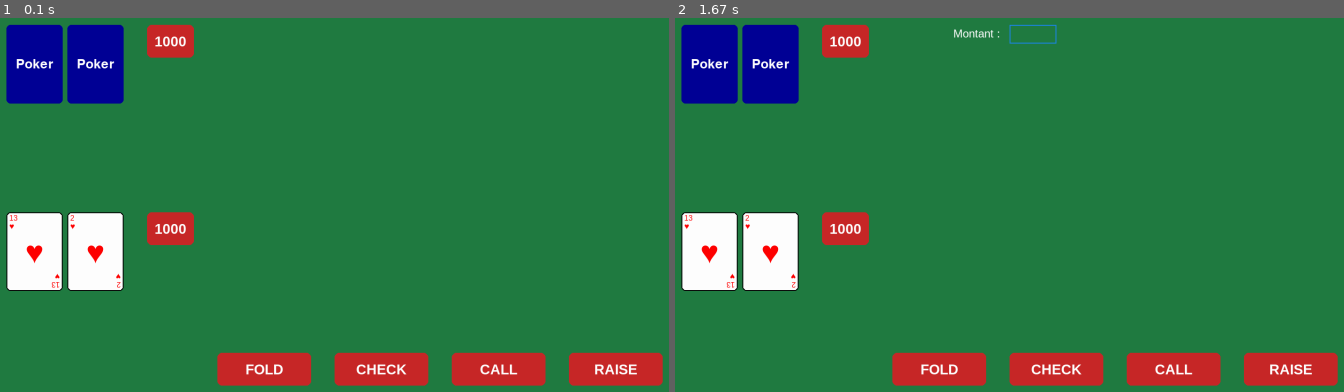
Above: before the commit, frames 1-2 (left to right).
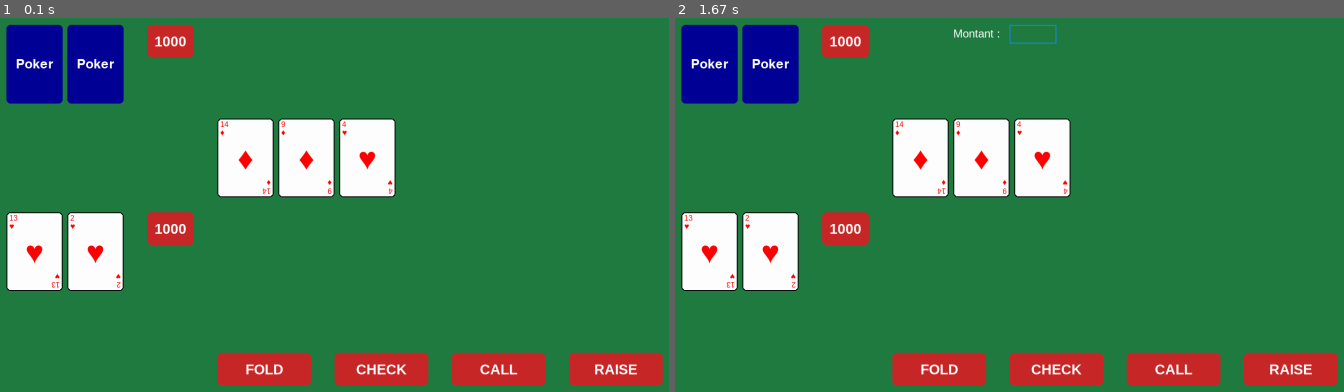
Above: after the commit, the same moments.

Repository: leclercrafael/poker_pygame
Game: pygame game, started from poker/main.py
Two runs of this game, one before a commit and one after it. Both use one fixed random seed, a clock stepped at 60 frames per second and the inputs below.
Inputs:
- Up to frame 1 (0.1 s): no input
- Up to frame 2 (1.67 s): click "RAISE" at 0.93 s

The runs differ from the first frame. In frame 1, 5.4% of the frame differs, in the area x 32-60%, y 26-49%; in frame 2, 5.4%.

Commit message:
drawing the flop and fixing deck when empty

Diff:
--- a/poker/__init__.py
+++ b/poker/__init__.py
@@ -1,8 +1,7 @@
 """Poker package."""
 from .settings import Settings
 from .card import Card
-from .pix import Pix
 from .chip import Chip
 from .game_object import GameObject
 
-__all__ = ["Card", "PIX", "Chip","Settings","GameObject"]
+__all__ = ["Card", "Chip","Settings","GameObject"]
--- a/poker/dealer.py
+++ b/poker/dealer.py
@@ -11,11 +11,11 @@
         self.players : list[Player]= []
         self.pot = 0
         self.maximum_bet = 0
-        self.flop = []
+        self.flop : list[Card] = []
         self.game_state = 'preflop'
         self.current_player_index=0
         self.betting_round_active = True
-        self.winning = None
+        self.winning : int = 10000
 
 
     def add_player(self, player : Player) -> None:
@@ -38,12 +38,16 @@
         for _ in range(2):
             for player in self.players:
                 if not player.has_folded:
-                    card = self.draw_card()
-                    if card:
-                        player.receive_cards(card)
+                    if not self.deck.is_empty() :
+                        card = self.draw_card()
+                        if card:
+                            player.receive_cards(card)
+                    else:
+                        print("Deck is empty")
 
 
     def player_action(self, action:str, amount=0) -> None:
+        """"""
 
         try:
             player = self.players[self.current_player_index]
@@ -74,25 +78,50 @@
             self.pot += bet_made
             self.maximum_bet = player.current_bet
 
-        self.next_player_turn()
-
-    def player_win(self):
-
-        self.winning = [self.current_player_index]
-
-    def create_flop(self) :
-        c = self.draw_card()
-        self.flop.append(c)
-        print("la carte est ", c)
-        self.flop.append(self.draw_card())
-        self.flop.append(self.draw_card())
-        self.flop.append(self.draw_card())
-        self.flop.append(self.draw_card())
 
 
+    def player_win(self) -> None :
+        """Retain who wins"""
+
+        self.winning = self.current_player_index
+
+    def create_flop(self) -> None :
+        """Creating the flop"""
+
+        for i in range(5):
+            if not self.deck.is_empty():
+                c = self.draw_card()
+                self.flop.append(c)
+                print("la carte est ", c)
+            else :
+                print("deck is empty")
+
+
+
+
+
+    def flop_draw(self, n : int ):
+        """Drawing on the figure the cards from the flop"""
+
+        if not self.flop:
+            return
+
+
+        for card in self.flop[:n]:
+            card.draw()
+
+
+
+
+
+
+
+
+    """
     def reveal_flop(self):
         c = self.flop.pop()
         return (c)
+ """
 
 
 
--- a/poker/deck.py
+++ b/poker/deck.py
@@ -6,16 +6,23 @@
 class Deck():
 
     def __init__(self) -> None :
+        """Initialize the deck"""
         settings = Settings()
         self.cartes = [Card(value = value, color = color) for value, color in itertools.product(settings.VALEURS, settings.COULEURS)]
         self.shuffle()
 
     def shuffle(self) -> None :
+        """Shuffle the deck"""
         random.shuffle(self.cartes)
 
-    def draw_card(self) -> Card :
-        if self.cartes:
-            return self.cartes.pop()
-        else :
-            print('Deck is empty')
-            return None
+
+    def is_empty(self) -> bool:
+        """Checking if the deck is empty"""
+        if len(self.cartes) == 0 :
+            print("Deck is empty")
+        return(len(self.cartes) == 0)
+
+
+    def draw_card(self) -> Card  :
+        """Draw the top card of the deck"""
+        return (self.cartes.pop())
--- a/poker/flop.py
+++ /dev/null
@@ -1,20 +0,0 @@
-from .card import Card
-from .deck import Deck
-
-
-class Flop():
-
-    def __init__(self, flop : list) -> None :
-        """Initialize the variables"""
-        self._flop = flop
-
-
-    def add_card(self) -> None :
-        """Add a card to the flop"""
-        self._flop.append(Deck.draw_card(self))
-
-    def draw(self) -> None :
-        for c in self._flop :
-            pos = D_POS["joueur_main"][i] # Récupère la position [x, y]
-            c.set_display(screen=self.screen, x=pos[0], y=pos[1], size=120)
-            c.retourner() # On retourne les cartes du joueur
--- a/poker/main.py
+++ b/poker/main.py
@@ -37,6 +37,8 @@
         self.dealer.nouvelle_main() # Prépare le deck et les joueurs
         self.dealer.draw_new_hand() # Distribue 2 cartes logiques
 
+        self.dealer.create_flop()
+
 
         for i, card in enumerate(self.joueur_humain.main):
             pos = D_POS["joueur_main"][i] # Récupère la position [x, y]
@@ -46,6 +48,16 @@
         for i, card in enumerate(self.joueur_ia.main):
             pos = D_POS["ia_main"][i]
             card.set_display(screen=self.screen, x=pos[0], y=pos[1], size=120)
+
+        for i, card in enumerate(self.dealer.flop):
+                pos = D_POS["flop"][i] # Récupère la position [x, y]
+                card.set_display(screen=self.screen, x=pos[0], y=pos[1], size=120)
+                card.retourner()
+
+
+
+
+
 
 
 
@@ -72,7 +84,7 @@
 
 
 
-        self.Flop = False
+        self.Flop = 'flop'
 
 
         try:
@@ -102,7 +114,7 @@
                         elif self.bouton_check_rect.collidepoint(event.pos):
                             self.joueur_humain.check()
                             self.dealer.current_player_index = 1
-                            self.Flop = True
+                            print("self.Flop",self.Flop)
 
                         elif self.bouton_raise_rect.collidepoint(event.pos):
                             print("CLIC SUR MISER !")
@@ -165,25 +177,9 @@
 
 
 
-                if event.type == pygame.KEYDOWN and self.is_raising:
-                    if event.key == pygame.K_RETURN or event.key == pygame.K_KP_ENTER:
-                        # L'utilisateur appuie sur ENTRÉE
-                        print(f"ACTION: RELANCE VALIDÉE de : {self.raise_input_text}")
-                        #
-                        # Appelez votre logique de jeu ici avec le montant
-                        self.joueur_humain.raise_bet(int(self.raise_input_text))
-                        #
-                        self.is_raising = False
-                        self.input_box_color = self.color_inactive
-
-                    elif event.key == pygame.K_BACKSPACE:
-                        # L'utilisateur appuie sur Retour Arrière
-                        self.raise_input_text = self.raise_input_text[:-1]
-
-                    else:
-                        # On vérifie que c'est bien un chiffre
-                        if event.unicode.isdigit():
-                            self.raise_input_text += event.unicode
+
+
+
 
 
 
@@ -194,7 +190,16 @@
             self.start_time = pygame.time.get_ticks()
 
             #Dessin
+
             self.screen.fill(self.BG_COLOR)
+            if self.Flop == 'flop+2' :
+                self.dealer.flop_draw(5)
+            elif self.Flop == 'flop+1' :
+                self.dealer.flop_draw(4)
+
+            elif self.Flop == 'flop' :
+                self.dealer.flop_draw(3)
+
             self.joueur_humain.draw()
             self.joueur_ia.draw()
             self.draw_ui()
@@ -203,15 +208,12 @@
             self.draw_ui() # On appelle notre nouvelle fonction de dessin
 
 
-            if self.Flop == True :
-                self.dealer.create_flop()
-                for i in range(3):
-                        c = self.dealer.reveal_flop()
-                        pos = D_POS["flop"][i] # Récupère la position [x, y]
-                        c.set_display(screen=self.screen, x=pos[0], y=pos[1], size=120)
-                        c.retourner() # On retourne les cartes du joueur
-
-                self.Flop = False
+
+
+
+
+
+
 
 
 
--- a/poker/pix.py
+++ /dev/null
@@ -1,7 +0,0 @@
-
-
-
-class Pix():
-    def __init__(self) -> None :
-
-        pass
--- a/poker/player.py
+++ b/poker/player.py
@@ -1,5 +1,4 @@
 from .pot import Pot
-from .flop import Flop
 from .game_object import GameObject
 from .card import Card
 
@@ -11,7 +10,7 @@
         self._name = name
         self._stack = stack
         self.is_ia = is_ia
-        self.main = []
+        self.main : list[Card] = []
         self.has_folded = False
         self.is_allin = False
         self.current_bet = 0
@@ -55,7 +54,7 @@
         bet_made = amount_to_add
         self.current_bet += amount_to_add
         print(f"{self._name} relance de {amount_to_add} (total {self.current_bet}).")
-        return bet_made #On ne renvoit que la valeur que le joueur ajoute réellement au pot pour calculer la valeur du pot
+        return bet_made
 
     def call_bet(self, amount : int) -> int :
         '''Player is calling an other one'''
@@ -80,6 +79,7 @@
 
 
     def receive_cards(self, card : Card) -> None :
+        """Add card to the hand"""
         if len(self.main)<2:
             self.main.append(card)
 
@@ -91,18 +91,23 @@
         self.is_allin = False
 
     def collect_winnings(self, amount : int) -> None:
+        """Collect the chips after winning and add them to the stack"""
         if amount > 0:
             self._stack += amount
             print(f"{self._name} wins {amount}!")
 
-    def draw(self):
+    def draw(self) -> None:
+        """Draw the cards"""
         if self.has_folded :
             return
 
-        # On vérifie si les cartes ont bien été configurées (avec set_display)
+        # Checking if the cards where configurated with set_display
         if not self.main:
-            return # Ne rien dessiner si la main est vide
+            return
 
-        # On parcourt les cartes du joueur et on leur demande de se dessiner
+        # Drawing the cards
         for card in self.main:
             card.draw()
+
+    def random_ia(self) -> None :
+        """Decision tree of the player IA"""
Empty file removed: poker/game.py
